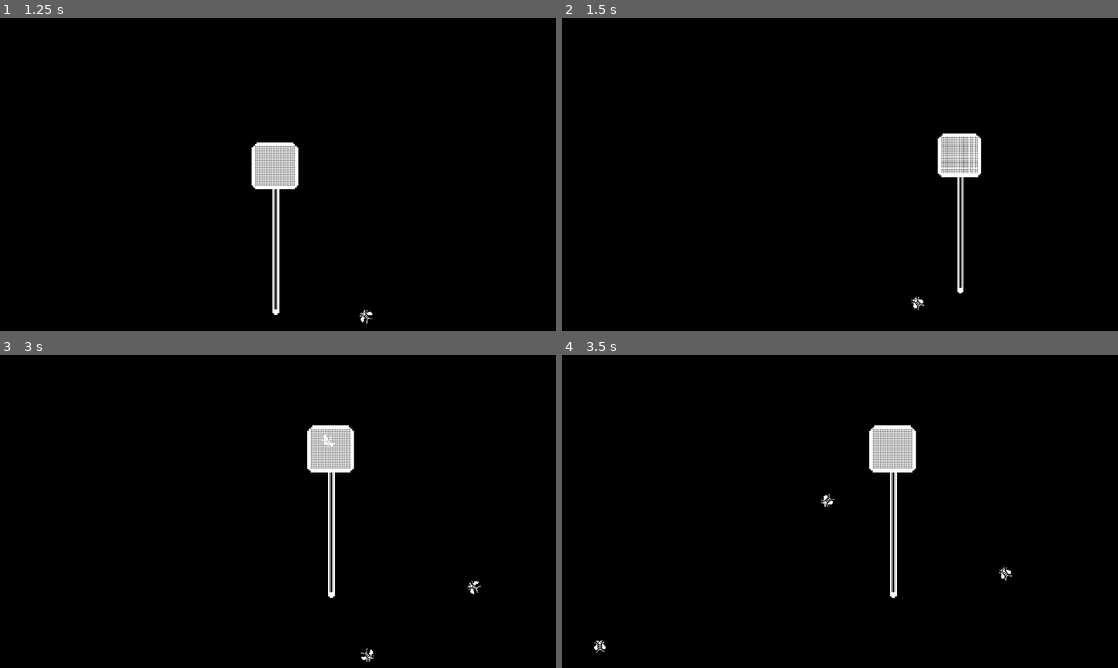
Above: before the commit, frames 1-4 (two rows, left to right).
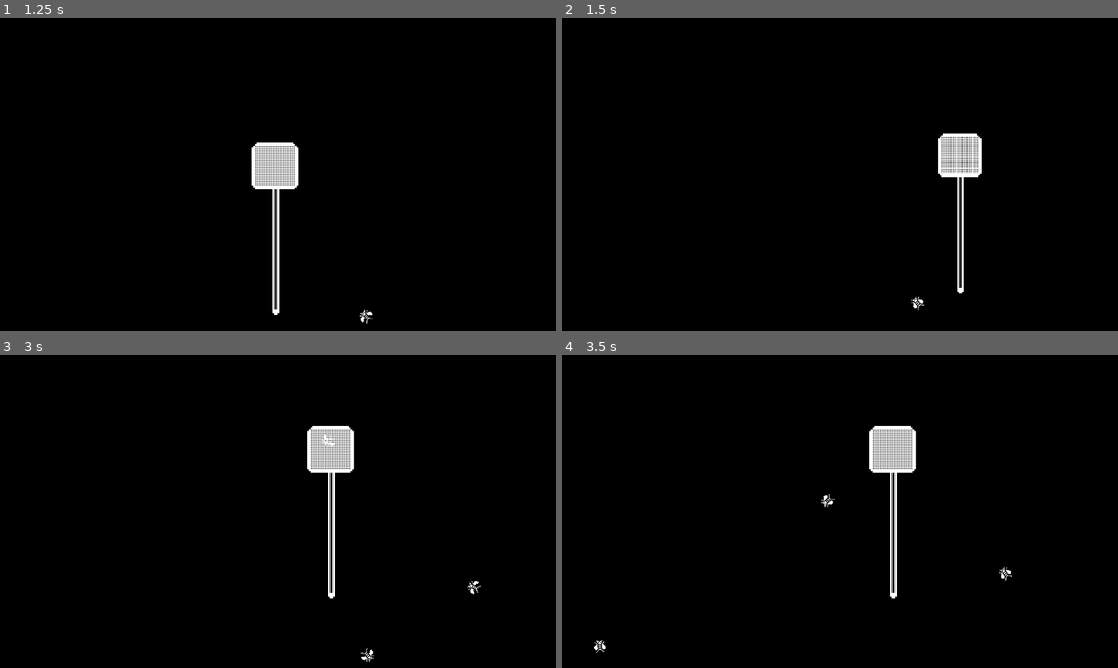
Above: after the commit, the same moments.

Repository: markusweiss/godot-template
Game: Godot game, scene res://start.tscn
The game is run twice, just before and just after one commit, with the same random seed, the same clock (stepped at 60 frames per second) and the same inputs. The project has no main scene, so this scene is started directly. Sound files missing from this copy of the repository are replaced by a short silence.
Inputs (mouse positions are in pixels of both pictures, inside the frame that each line leads up to):
- Up to frame 1 (1.25 s): click "Start Game" at 0.5 s
- Up to frame 2 (1.5 s): move the mouse to (962, 158) at 1.27 s; hold Right (move_right) from 1.28 s (still down); click (962, 158) at 1.42 s
- Up to frame 3 (3 s): release Right (move_right) at 2 s; drag from (166, 527) to (333, 611) at 2.02 s; move the mouse to (333, 442) at 2.77 s; hold Right (move_right) from 2.78 s (still down)
- Up to frame 4 (3.5 s): keep holding Right (move_right)

Frame 1 is identical in both runs. In frame 2, 0.6% of the frame differs, in the area x 67-76%, y 36-88%; in frame 3, 0.5%; in frame 4, 0.5%.

Commit message:
changing settings more optimisiation

Diff:
--- a/autoloads/audio_settings.gd
+++ b/autoloads/audio_settings.gd
@@ -1,22 +1,22 @@
 extends Node
 
-const SETTINGS_PATH := "user://settings.cfg"
-const BUS_NAMES := ["Master", "Music", "SFX"]
-
-func apply_saved_audio_settings():
-	var config = ConfigFile.new()
-	var err = config.load(SETTINGS_PATH)
-
-	if err != OK:
-		print("Keine gespeicherten Einstellungen gefunden. Verwende Defaults.")
-
-	for bus_name in BUS_NAMES:
-		var volume = config.get_value("audio", bus_name, 1.0) # Default 1.0
-		var bus_index = AudioServer.get_bus_index(bus_name)
-
-		if bus_index == -1:
-			push_error("Bus '%s' nicht gefunden!" % bus_name)
-			continue
-
-		AudioServer.set_bus_volume_db(bus_index, linear_to_db(volume))
-		print("Lade %s Volume: %.2f" % [bus_name, volume])
+#const SETTINGS_PATH := "user://settings.cfg"
+#const BUS_NAMES := ["Master", "Music", "SFX"]
+#
+#func apply_saved_audio_settings():
+	#var config = ConfigFile.new()
+	#var err = config.load(Globals.SETTINGS_PATH)
+	#
+	#if err != OK:
+		#print("Keine gespeicherten Einstellungen gefunden. Verwende Defaults.")
+	#
+	#for bus_name in BUS_NAMES:
+		#var volume = config.get_value("audio", bus_name, 1.0) # Default 1.0
+		#var bus_index = AudioServer.get_bus_index(bus_name)
+#
+		#if bus_index == -1:
+			#push_error("Bus '%s' nicht gefunden!" % bus_name)
+			#continue
+#
+		#AudioServer.set_bus_volume_db(bus_index, linear_to_db(volume))
+		#print("Lade %s Volume: %.2f" % [bus_name, volume])
--- a/autoloads/settings_manager.gd
+++ b/autoloads/settings_manager.gd
@@ -1,6 +1,6 @@
 extends Node
 
-const SETTINGS_PATH := "user://settings.cfg"
+#const SETTINGS_PATH := "user://settings.cfg"
 
 var config := ConfigFile.new()
 var is_loaded := false
@@ -9,15 +9,16 @@
 	load_settings()
 
 func load_settings() -> void:
-	var err = config.load(SETTINGS_PATH)
-	if err == OK:
-		is_loaded = true
-	else:
-		print("⚠️ SettingsManager: Konnte Datei nicht laden. Verwende Standardwerte.")
+	var err = config.load(Globals.SETTINGS_PATH)
+	if err != OK:
 		is_loaded = false
+		print("⚠️ SettingsManager: Fehler %d beim Laden der Datei '%s'" % [err, Globals.SETTINGS_PATH])
+		return
+
+	is_loaded = true  # Erfolgsfall – kein else nötig
 
 func save_settings() -> void:
-	config.save(SETTINGS_PATH)
+	config.save(Globals.SETTINGS_PATH)
 
 func get_setting(section: String, key: String, default_value = null):
 	return config.get_value(section, key, default_value)
--- a/features/UI/main_menu/AudioMenuLoop.gd
+++ b/features/UI/main_menu/AudioMenuLoop.gd
@@ -1,19 +1,6 @@
-#extends AudioStreamPlayer2D
-#
-#func _ready():
-	#stream = preload("res://features/UI/main_menu/assets/sounds/templateloop.mp3")
-	#bus = "Music"
-#
-	#AudioServer.set_bus_volume_db(AudioServer.get_bus_index("Music"), linear_to_db(0.7))
-#
-	#play()
-#
-#func _on_finished():
-	#play()
-
 extends AudioStreamPlayer2D
 
-const SETTINGS_PATH := "user://settings.cfg"
+#const SETTINGS_PATH := "user://settings.cfg"
 
 func _ready():
 	stream = preload("res://features/UI/main_menu/assets/sounds/templateloop.mp3")
@@ -23,7 +10,7 @@
 	var config = ConfigFile.new()
 	var volume = 0.7 # fallback default
 
-	if config.load(SETTINGS_PATH) == OK:
+	if config.load(Globals.SETTINGS_PATH) == OK:
 		volume = config.get_value("audio", "Music", 0.7)
 
 	# Wende Lautstärke auf Bus an
--- a/features/UI/main_menu/main_menu.gd
+++ b/features/UI/main_menu/main_menu.gd
@@ -1,10 +1,12 @@
 extends CanvasLayer
+
+const BUS_NAMES := ["Master", "Music", "SFX"]
 
 func _ready():
 	%Version.text = " Version: " + str(Globals.VERSION)
-	AudioSettings.apply_saved_audio_settings()
+	apply_saved_audio_settings()
 
-	var saved_res = SettingsManager.get_setting("display", "resolution", Vector2i(1920, 1080))
+	var saved_res = SettingsManager.get_setting("display", "resolution", Vector2i(1280, 720))
 	var is_fullscreen = SettingsManager.get_setting("display", "fullscreen", false)
 
 	DisplayServer.window_set_mode(DisplayServer.WINDOW_MODE_FULLSCREEN if is_fullscreen else DisplayServer.WINDOW_MODE_WINDOWED)
@@ -17,6 +19,24 @@
 	var center_pos = (screen_size - resolution) / 2
 	DisplayServer.window_set_position(center_pos)
 
+func apply_saved_audio_settings():
+	var config = ConfigFile.new()
+	var err = config.load(Globals.SETTINGS_PATH)
+
+	if err != OK:
+		print("Keine gespeicherten Einstellungen gefunden. Verwende Defaults.")
+
+	for bus_name in BUS_NAMES:
+		var volume = config.get_value("audio", bus_name, 0.7) # Default 0.7
+		var bus_index = AudioServer.get_bus_index(bus_name)
+
+		if bus_index == -1:
+			push_error("Bus '%s' nicht gefunden!" % bus_name)
+			continue
+
+		AudioServer.set_bus_volume_db(bus_index, linear_to_db(volume))
+		print("Lade %s Volume: %.2f" % [bus_name, volume])
+
 func _on_button_quit_pressed():
 	get_tree().quit()
 
--- a/features/UI/settings_menu/audio_slider.gd
+++ b/features/UI/settings_menu/audio_slider.gd
@@ -32,7 +32,8 @@
 		print("Erstelle neue Konfigurationsdatei")
 
 	# Setze aktuellen Wert
-	config.set_value("audio", bus_name, new_value)
-	config.save(Globals.SETTINGS_PATH)
+	SettingsManager.set_setting("audio", bus_name, new_value)
+	#config.set_value("audio", bus_name, new_value)
+	#config.save(Globals.SETTINGS_PATH)
 
 	print("Gespeichert:", bus_name, new_value)
--- a/features/UI/settings_menu/settings_menu.gd
+++ b/features/UI/settings_menu/settings_menu.gd
@@ -17,7 +17,7 @@
 		resolution_option_button.add_item("%d x %d" % [res.x, res.y])
 
 	# Einstellungen laden
-	var saved_res = SettingsManager.get_setting("display", "resolution", Vector2i(1920, 1080))
+	var saved_res = SettingsManager.get_setting("display", "resolution", Vector2i(1280, 720))
 	var is_fullscreen = SettingsManager.get_setting("display", "fullscreen", false)
 	selected_resolution = saved_res
 
--- a/features/UI/settings_menu/settings_menu.tscn
+++ b/features/UI/settings_menu/settings_menu.tscn
@@ -65,7 +65,7 @@
 step = 0.01
 script = ExtResource("2_fp5f8")
 bus_name = "SFX"
-default_value = 0.22
+default_value = 0.7
 
 [node name="MusicVoume" type="Label" parent="MarginContainer/Panel/VBoxContainer/GridContainer"]
 layout_mode = 2
@@ -93,7 +93,7 @@
 step = 0.01
 script = ExtResource("2_fp5f8")
 bus_name = "Master"
-default_value = 0.78
+default_value = 0.7
 
 [node name="Resolution" type="Label" parent="MarginContainer/Panel/VBoxContainer/GridContainer"]
 layout_mode = 2
--- a/project.godot
+++ b/project.godot
@@ -17,7 +17,6 @@
 [autoload]
 
 Globals="*res://autoloads/globals.gd"
-AudioSettings="*res://autoloads/audio_settings.gd"
 SceneManager="*res://autoloads/scene_manager.gd"
 SettingsManager="*res://autoloads/settings_manager.gd"
 
